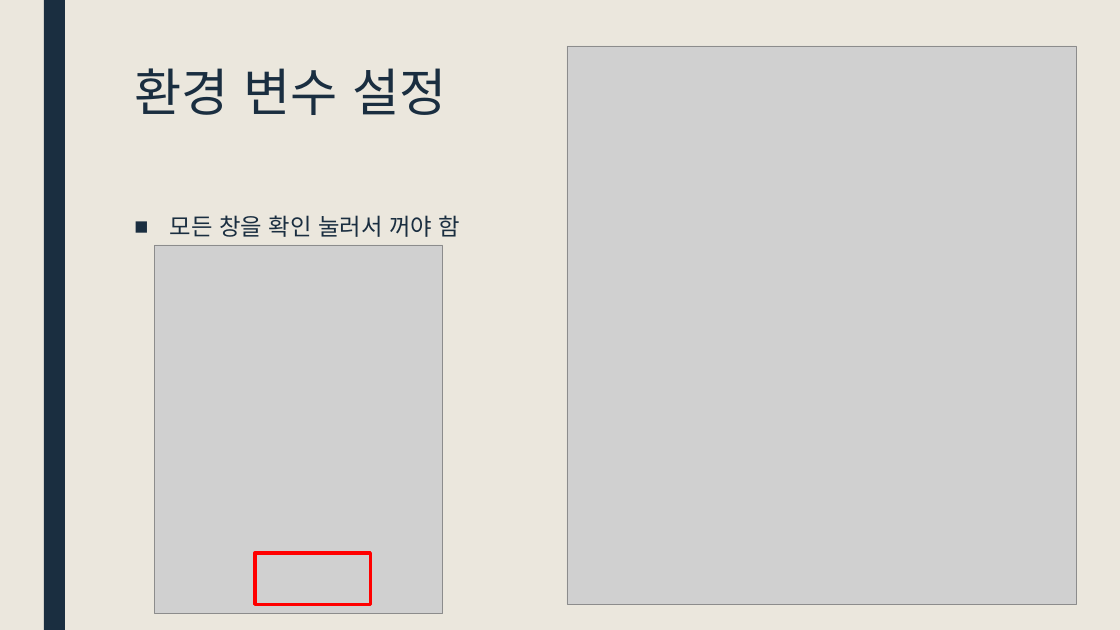
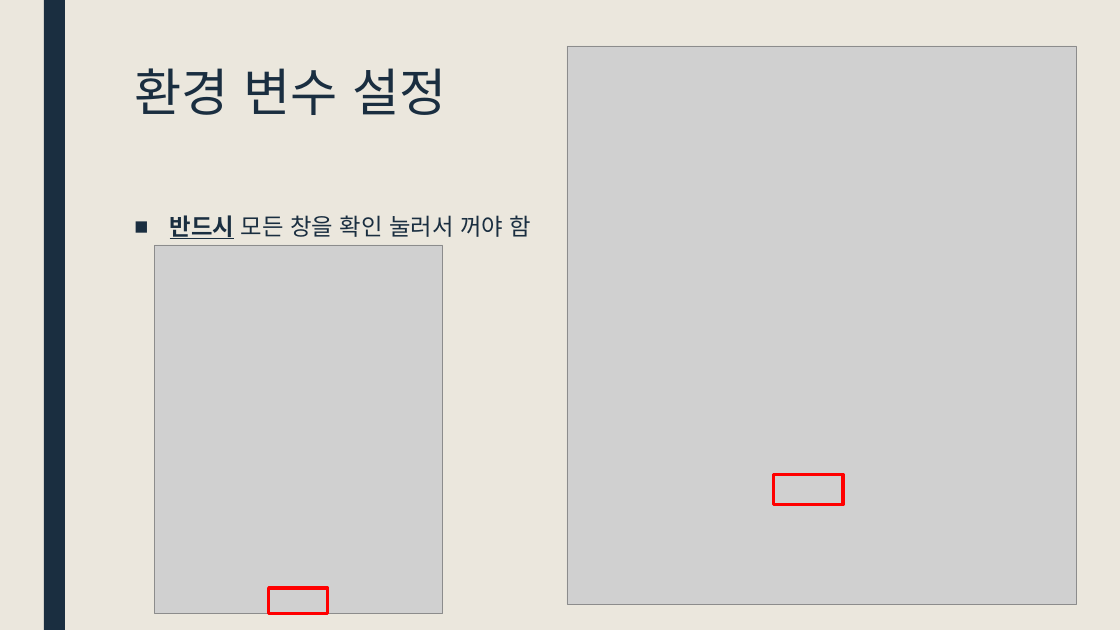
Before and after one commit to DongJoonLeeDJ/AI_305_7_20220627, a slide deck: slide 16 of djJava/자바 환경 설정.pptx. Drawn at 1120x630 pixels with LibreOffice and Linux fonts; fonts in the diff are those of the drawing; grey boxes stand for pictures. Boxes give left, top, right and bottom in pixels: in the first picture for what was removed or moved away, otherwise in the second. Text is boxed around its words. In the diff, an @@ line names an element or a change of style, - is before the commit and + after.

```diff
--- a/djJava/자바 환경 설정.pptx
+++ b/djJava/자바 환경 설정.pptx
@@ text at bbox=[170, 215, 531, 239]: text changed @@
-■ 모든 창을 확인 눌러서 꺼야 함
+■ 반드시 모든 창을 확인 눌러서 꺼야 함
@@ rectangle added at bbox=[774, 475, 844, 505], outline #FF0000 2.75 pt @@
@@ rectangle: place and size @@
-rectangle at bbox=[255, 553, 371, 604]
+rectangle at bbox=[269, 588, 328, 614]
```
Also in this commit, not shown: 7 other slides changed, 3 slides added.
